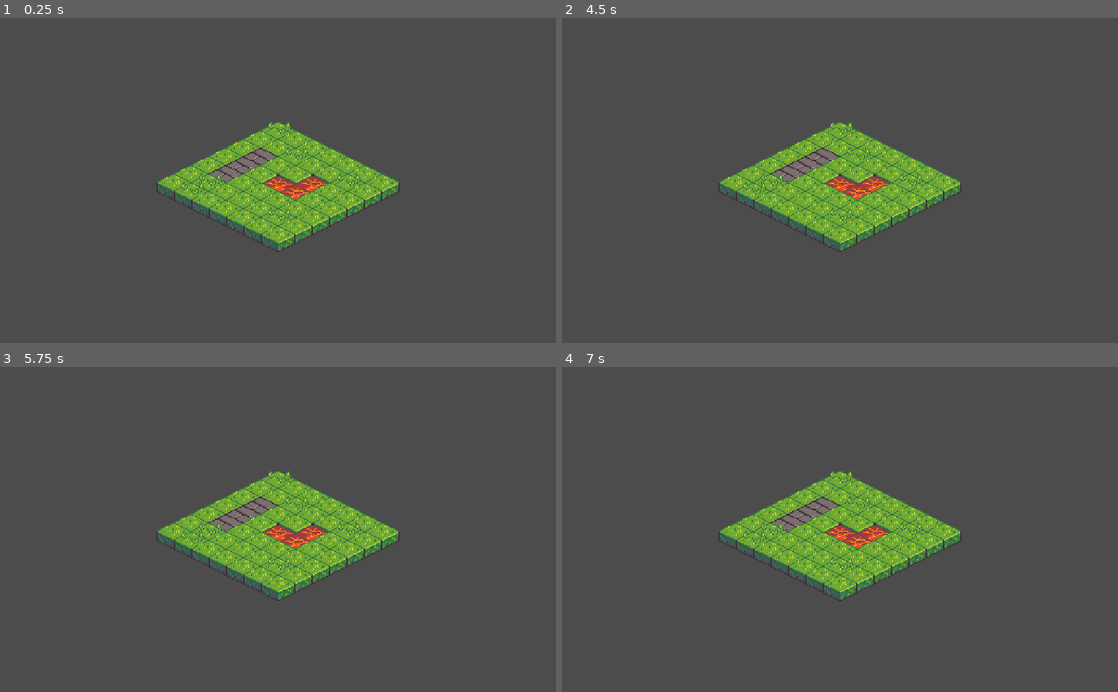
Above: before the commit, frames 1-4 (two rows, left to right).
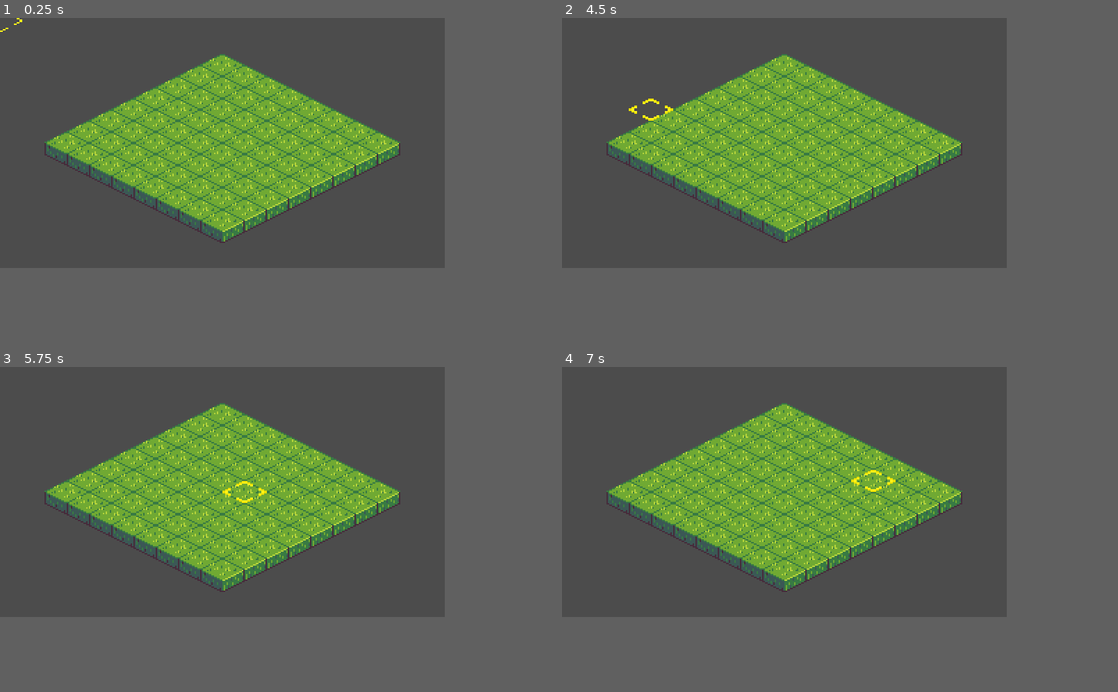
Above: after the commit, the same moments.

Repository: Vanberk1/amukan
Game: Godot game, scene res://scenes/Main.tscn
Same seed, same stepped clock (60 frames per second), same inputs: the game is played once before the commit and once after it.
Inputs (mouse positions are in pixels of both pictures, inside the frame that each line leads up to):
- Up to frame 1 (0.25 s): no input
- Up to frame 2 (4.5 s): move the mouse to (962, 164) at 0.52 s; click (962, 164) at 0.67 s; tap Enter at 1.25 s; move the mouse to (728, 196) at 1.27 s; click (728, 196) at 1.42 s; move the mouse to (895, 109) at 2.02 s; click (895, 109) at 2.17 s; move the mouse to (812, 245) at 2.77 s; click (812, 245) at 2.92 s; move the mouse to (1006, 229) at 3.52 s; click (1006, 229) at 3.67 s; tap Space at 4.25 s; move the mouse to (673, 131) at 4.27 s; click (673, 131) at 4.42 s
- Up to frame 3 (5.75 s): tap Enter at 5 s; move the mouse to (305, 529) at 5.02 s; click (305, 529) at 5.17 s
- Up to frame 4 (7 s): move the mouse to (756, 448) at 5.77 s; click (756, 448) at 5.92 s; move the mouse to (962, 513) at 6.52 s; click (962, 513) at 6.67 s
In our replay, the window is 800x468 before the commit and 640x360 after it. These sizes can differ from the game's own. Grey fills any space a smaller window leaves; there, only what the larger window draws over its background counts as a difference.

The runs differ from the first frame. In frame 1, 19% of the frame differs, in the area x 0-72%, y 0-73%; in frame 2, 19%, in the area x 8-72%, y 11-73%; in frame 3, 19%; in frame 4, 19%.

Commit message:
Drawing hint on cell with mouse over

Diff:
--- a/project.godot
+++ b/project.godot
@@ -21,10 +21,10 @@
 
 [display]
 
-window/size/width=512
-window/size/height=300
-window/size/test_width=1024
-window/size/test_height=600
+window/size/width=320
+window/size/height=180
+window/size/test_width=1280
+window/size/test_height=720
 window/stretch/mode="2d"
 window/stretch/aspect="keep"
 
--- /dev/null
+++ b/scenes/Main.gd
@@ -0,0 +1,28 @@
+extends Node2D
+
+onready var hint : Node2D = $Hint
+onready var tilemap : TileMap = $TileMap
+
+func _ready() -> void:
+	pass
+
+func _input(event) -> void:
+	pass
+
+func _process(delta) -> void:
+	var mouse_pos : Vector2 = get_global_mouse_position()
+	mouse_pos.y += 8
+	var tile_pos = tilemap.world_to_map(mouse_pos)
+	var cell = tilemap.get_cellv(tile_pos)
+#	print("cell: ", cell)
+#	if Input.is_mouse_button_pressed(1):
+#	print("mouse_pos: ", mouse_pos)
+#	print("tile_pos: ", tile_pos)
+	hint.global_position = tilemap.map_to_world(tile_pos)
+
+
+func car_to_iso(pos : Vector2) -> Vector2:
+	return Vector2(pos.x + pos.y, 0.5 * (pos.y - pos.x))
+
+func iso_to_car(pos : Vector2) -> Vector2:
+	return Vector2(0.5 * (pos.x - pos.y), pos.y + pos.x)
--- a/scenes/Main.tscn
+++ b/scenes/Main.tscn
@@ -1,6 +1,8 @@
-[gd_scene load_steps=3 format=2]
+[gd_scene load_steps=8 format=2]
 
 [ext_resource path="res://assets/images/tileset.png" type="Texture" id=1]
+[ext_resource path="res://assets/images/cell-hint.png" type="Texture" id=2]
+[ext_resource path="res://scenes/Main.gd" type="Script" id=3]
 
 [sub_resource type="TileSet" id=1]
 0/name = "tileset.png 0"
@@ -564,11 +566,36 @@
 39/shapes = [  ]
 39/z_index = 0
 
+[sub_resource type="AtlasTexture" id=2]
+atlas = ExtResource( 2 )
+region = Rect2( 0, 0, 32, 16 )
+
+[sub_resource type="AtlasTexture" id=3]
+atlas = ExtResource( 2 )
+region = Rect2( 32, 0, 32, 16 )
+
+[sub_resource type="SpriteFrames" id=4]
+animations = [ {
+"frames": [ SubResource( 2 ), SubResource( 3 ) ],
+"loop": true,
+"name": "default",
+"speed": 5.0
+} ]
+
 [node name="Main" type="Node2D"]
+script = ExtResource( 3 )
 
 [node name="TileMap" type="TileMap" parent="."]
+position = Vector2( 160, 90 )
 mode = 1
 tile_set = SubResource( 1 )
 cell_size = Vector2( 32, 16 )
 format = 1
-tile_data = PoolIntArray( -131058, 30, 0, -131057, 29, 0, -131056, 29, 0, -131055, 29, 0, -131054, 29, 0, -131053, 29, 0, -131052, 29, 0, -65522, 29, 0, -65521, 29, 0, -65520, 30, 0, -65519, 29, 0, -65518, 29, 0, -65517, 30, 0, -65516, 29, 0, 14, 29, 0, 15, 25, 0, 16, 29, 0, 17, 29, 0, 18, 3, 0, 19, 29, 0, 20, 29, 0, 65550, 29, 0, 65551, 25, 0, 65552, 29, 0, 65553, 3, 0, 65554, 3, 0, 65555, 29, 0, 65556, 29, 0, 131086, 29, 0, 131087, 25, 0, 131088, 29, 0, 131089, 29, 0, 131090, 29, 0, 131091, 29, 0, 131092, 29, 0, 196622, 29, 0, 196623, 30, 0, 196624, 29, 0, 196625, 29, 0, 196626, 29, 0, 196627, 30, 0, 196628, 29, 0, 262158, 29, 0, 262159, 30, 0, 262160, 29, 0, 262161, 29, 0, 262162, 29, 0, 262163, 29, 0, 262164, 29, 0 )
+tile_data = PoolIntArray( -196612, 29, 0, -196611, 29, 0, -196610, 29, 0, -196609, 29, 0, -262144, 29, 0, -262143, 29, 0, -262142, 29, 0, -262141, 29, 0, -131076, 29, 0, -131075, 29, 0, -131074, 29, 0, -131073, 29, 0, -196608, 29, 0, -196607, 29, 0, -196606, 29, 0, -196605, 29, 0, -65540, 29, 0, -65539, 29, 0, -65538, 29, 0, -65537, 29, 0, -131072, 29, 0, -131071, 29, 0, -131070, 29, 0, -131069, 29, 0, -4, 29, 0, -3, 29, 0, -2, 29, 0, -1, 29, 0, -65536, 29, 0, -65535, 29, 0, -65534, 29, 0, -65533, 29, 0, 65532, 29, 0, 65533, 29, 0, 65534, 29, 0, 65535, 29, 0, 0, 29, 0, 1, 29, 0, 2, 29, 0, 3, 29, 0, 131068, 29, 0, 131069, 29, 0, 131070, 29, 0, 131071, 29, 0, 65536, 29, 0, 65537, 29, 0, 65538, 29, 0, 65539, 29, 0, 196604, 29, 0, 196605, 29, 0, 196606, 29, 0, 196607, 29, 0, 131072, 29, 0, 131073, 29, 0, 131074, 29, 0, 131075, 29, 0, 262140, 29, 0, 262141, 29, 0, 262142, 29, 0, 262143, 29, 0, 196608, 29, 0, 196609, 29, 0, 196610, 29, 0, 196611, 29, 0 )
+
+[node name="Hint" type="Node2D" parent="."]
+
+[node name="CellHint" type="AnimatedSprite" parent="Hint"]
+frames = SubResource( 4 )
+playing = true
+offset = Vector2( 0, 2 )
Binary file added: assets/images/archer-ffta.png
Not shown, added: assets/images/archer-ffta.png.import
Binary file added: assets/images/cell-hint.png
Not shown, added: assets/images/cell-hint.png.import
Binary file added: assets/images/male-assassin-cross.png
Not shown, added: assets/images/male-assassin-cross.png.import
Binary file added: assets/images/sinx-directions-png.png
Not shown, added: assets/images/sinx-directions-png.png.import
Binary file added: assets/images/sinx.png
Not shown, added: assets/images/sinx.png.import
Not shown, added: export_presets.cfg
